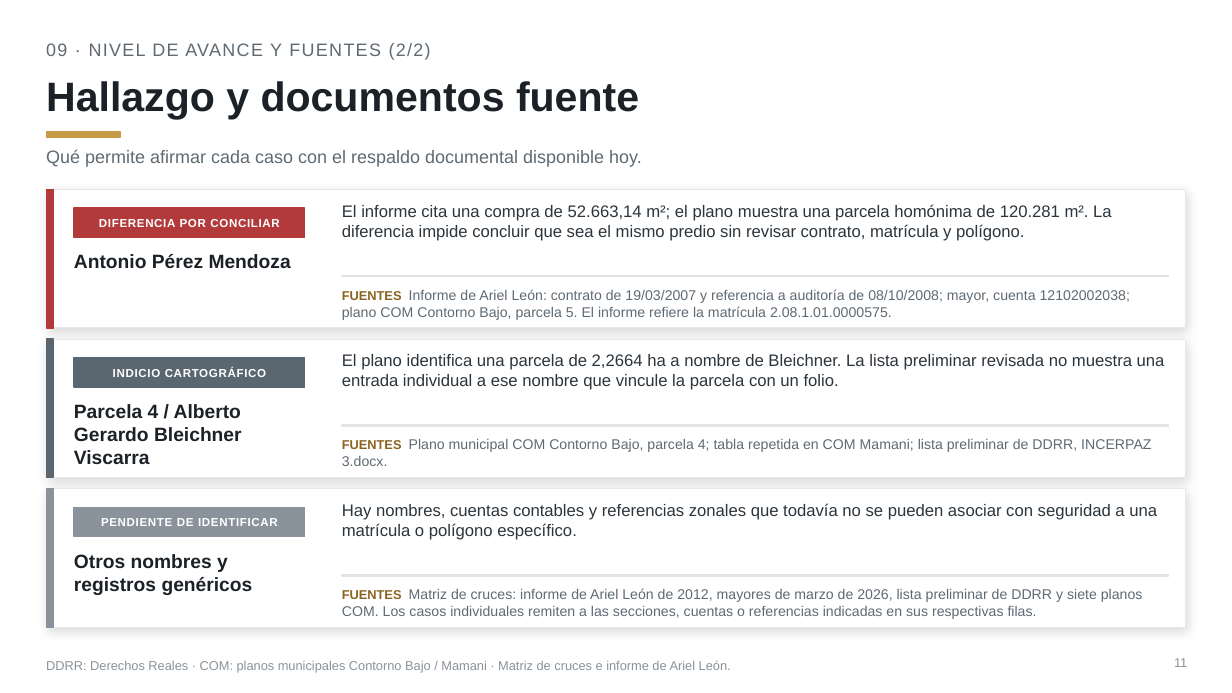
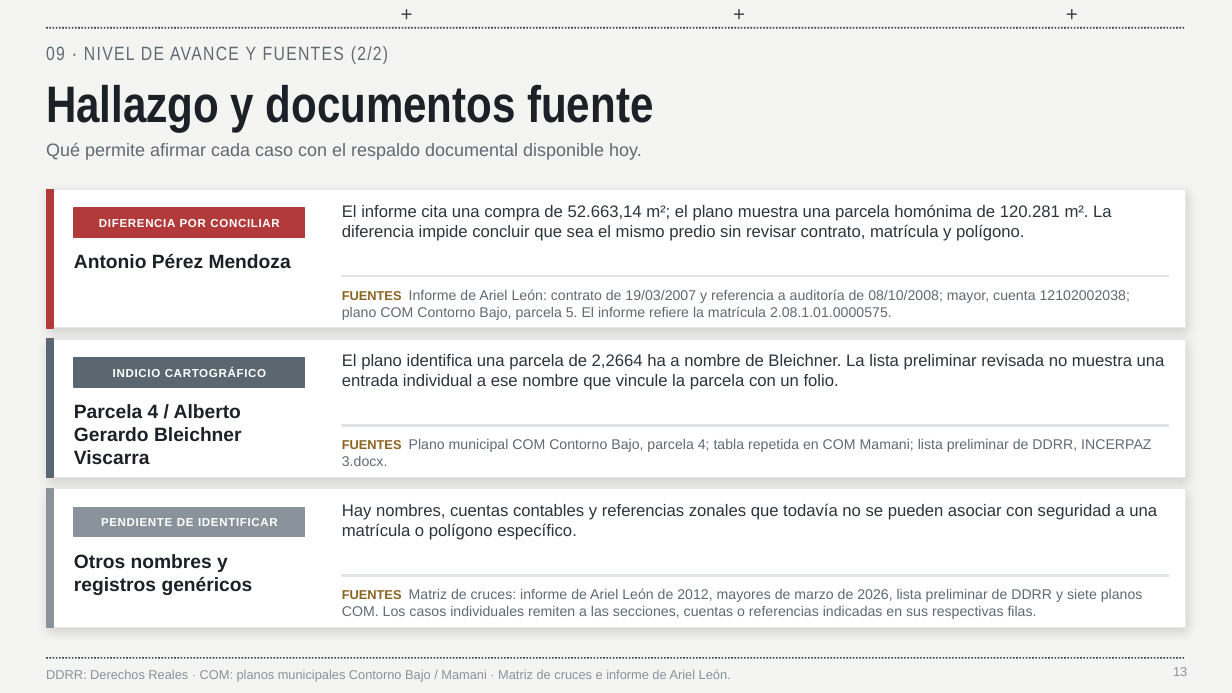
Before and after one commit to hugop1006-cpu/incerpaz-la-gran-obra, a slide deck: slide 13 of Informe_5_Casos_Patrimoniales_Viacha_2026_v2.pptx (slide 11 before the commit). Drawn at 1232x693 pixels with LibreOffice and Linux fonts; fonts in the diff are those of the drawing. Boxes give left, top, right and bottom in pixels: in the first picture for what was removed or moved away, otherwise in the second. Text is boxed around its words. In the diff, an @@ line names an element or a change of style, - is before the commit and + after.

```diff
--- a/Informe_5_Casos_Patrimoniales_Viacha_2026_v2.pptx
+++ b/Informe_5_Casos_Patrimoniales_Viacha_2026_v2.pptx
@@ background #FFFFFF to #F4F4F2 @@
@@ line added from (46, 28) to (1186, 28), #3A444C 1.25 pt dashed @@
@@ text added at bbox=[393, 0, 421, 27], 16 pt, text #3A444C @@
++
@@ text added at bbox=[726, 0, 753, 27], 16 pt, text #3A444C @@
++
@@ text added at bbox=[1058, 0, 1086, 27], 16 pt, text #3A444C @@
++
@@ text "09 · NIVEL DE AVANCE ..." at bbox=[46, 46, 388, 64]: size 14 to 15 pt, font Arial to Arial Narrow @@
@@ text "Hallazgo y documentos fuente" at bbox=[46, 84, 653, 132]: size 32 to 40 pt, font Arial to Arial Narrow @@
@@ text "Qué permite afirmar cada caso ...": place and size @@
-text "Qué permite afirmar cada caso ..." at bbox=[46, 150, 642, 167]
+text "Qué permite afirmar cada caso ..." at bbox=[46, 143, 642, 160]
@@ rectangle removed at bbox=[46, 131, 120, 138] @@
@@ line added from (46, 658) to (1186, 658), #3A444C 1.25 pt dashed @@
@@ page number removed at bbox=[1174, 658, 1187, 667] @@
-11
@@ text "DDRR: Derechos Reales · COM: ...": place and size @@
-text "DDRR: Derechos Reales · COM: ..." at bbox=[46, 660, 731, 673]
+text "DDRR: Derechos Reales · COM: ..." at bbox=[46, 669, 731, 682]
@@ page number added at bbox=[1173, 667, 1187, 676], 10 pt, text #8A939B @@
+13
```
Also in this commit, not shown: 13 other slides changed, 4 slides added.
